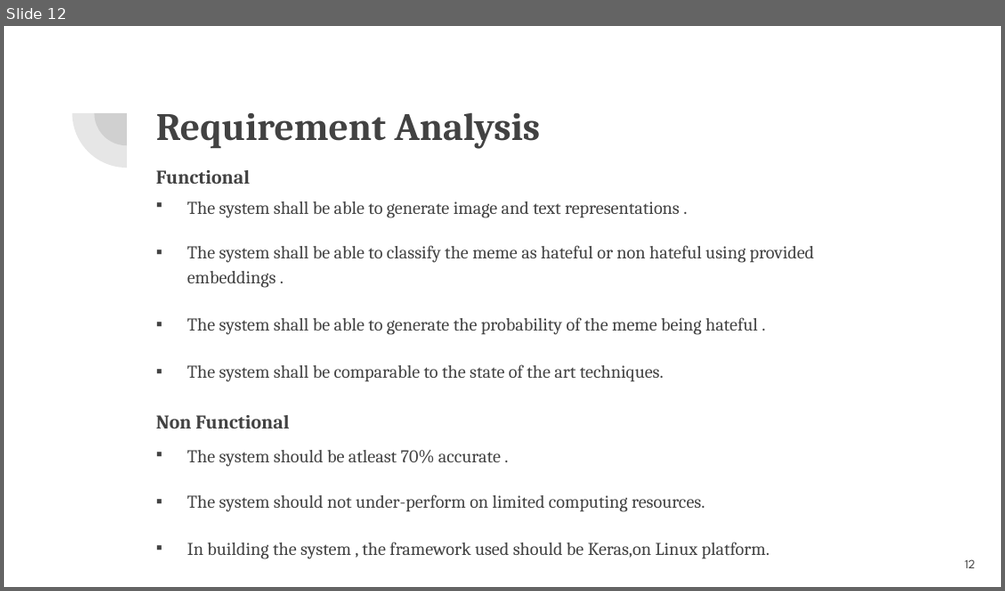
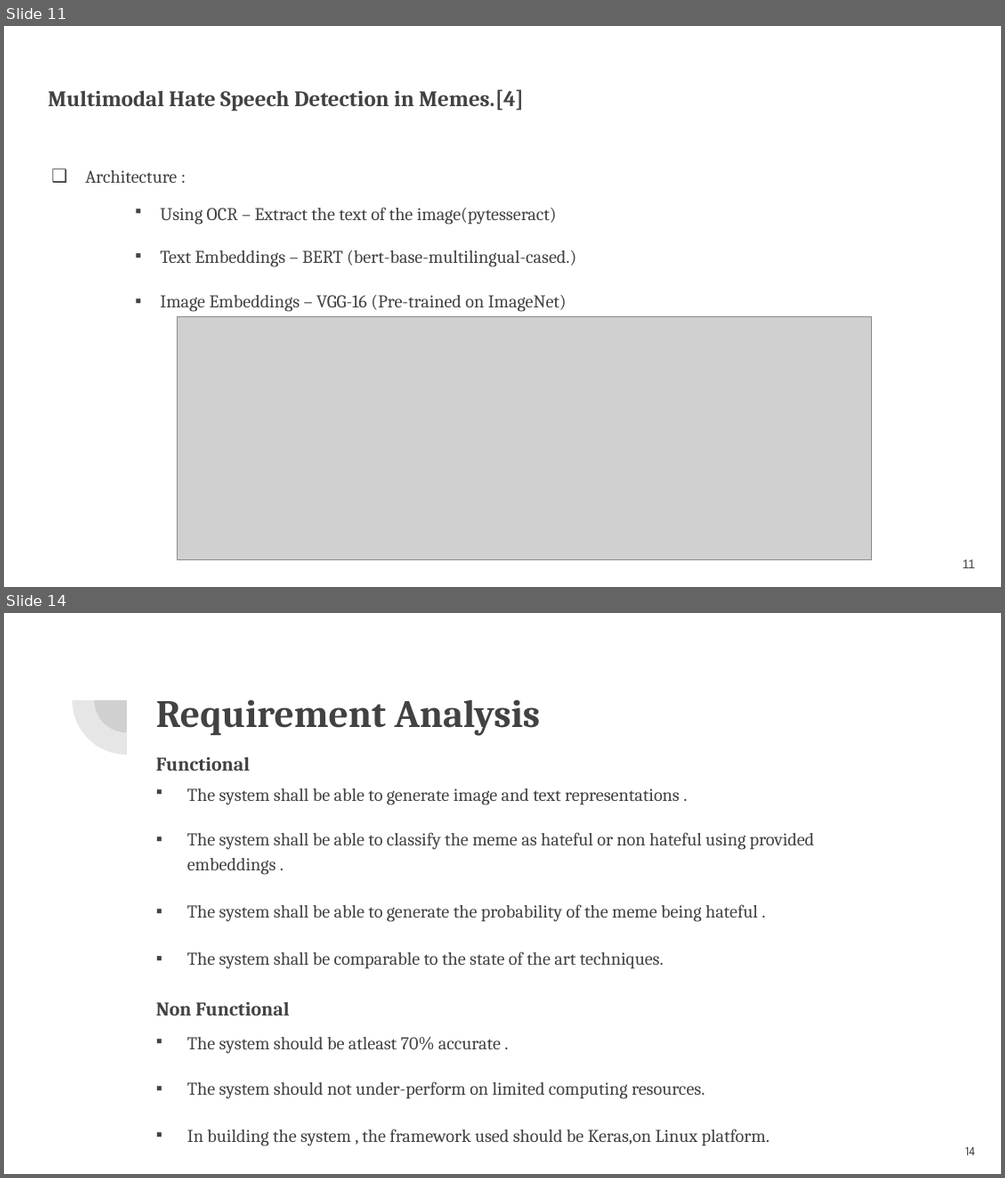
Before and after one commit to VarunBohara/Mini-Project-Documents, a slide deck: MINI PROJECT REVIEW.pptx. Shown one above the other, each under a label of ours: slide 12 before the commit, slides 11 and 14 after it; the slides between them are not shown. The pictures are 1005x591 and 1005x1178 pixels, drawn with LibreOffice and Linux fonts; fonts in the diff are those of the drawing; grey boxes stand for pictures. Boxes give left, top, right and bottom in pixels: in the first picture for what was removed or moved away, otherwise in the second. Text is boxed around its words. In the diff, an @@ line names an element or a change of style, - is before the commit and + after.

```diff
--- a/MINI PROJECT REVIEW.pptx
+++ b/MINI PROJECT REVIEW.pptx
@@ slide 11 added at (x1=4, y1=26, x2=1001, y2=587), background #FFFFFF @@
@@ title added at (x1=48, y1=89, x2=524, y2=111), 16 pt, text #424242, bold @@
+Multimodal Hate Speech Detection in Memes.[4]
@@ text added at (x1=85, y1=170, x2=576, y2=312), 13 pt, text #424242 @@
+❑ Architecture :
+    ▪ Using OCR – Extract the text of the image(pytesseract)
+    ▪ Text Embeddings – BERT (bert-base-multilingual-cased.)
+    ▪ Image Embeddings – VGG-16 (Pre-trained on ImageNet)
@@ picture added at (x1=178, y1=317, x2=873, y2=559) @@
@@ page number added at (x1=963, y1=559, x2=976, y2=568), 9 pt, text #424242 @@
+11
@@ what was slide 12 is now slide 14 @@
@@ page number at (x1=965, y1=1146, x2=975, y2=1155): text changed @@
-12
+14
```
Also in this commit, not shown: 5 slides changed, 1 other slide added, 2 other files.
